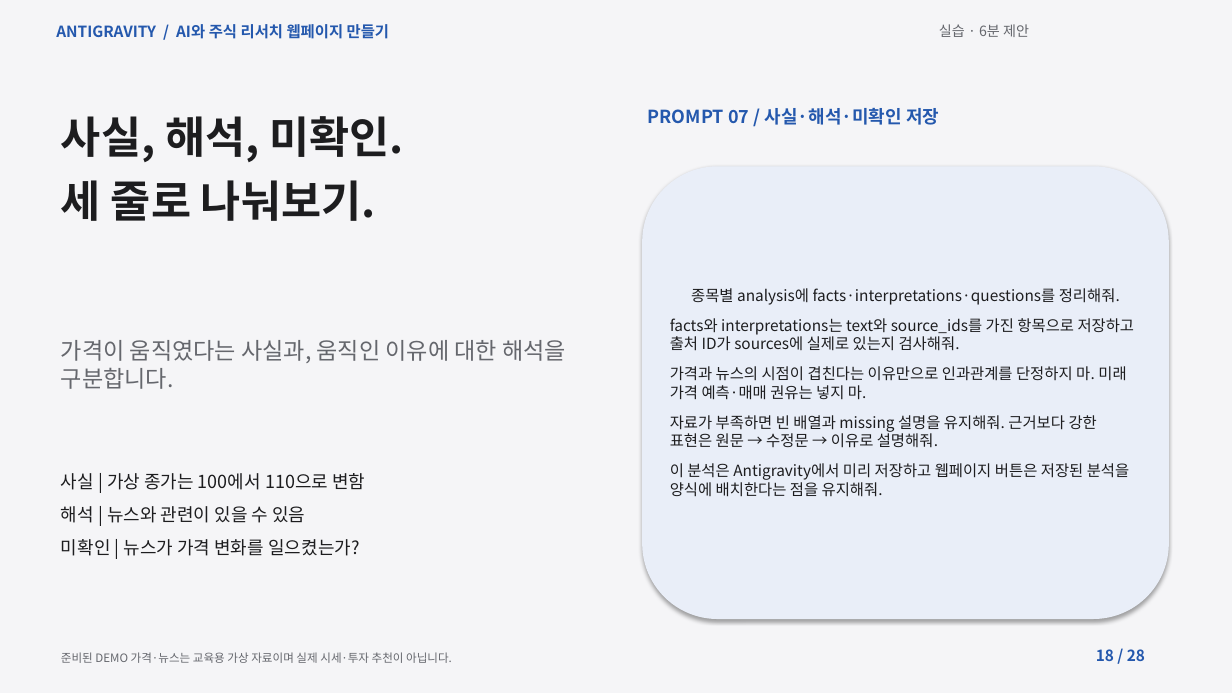
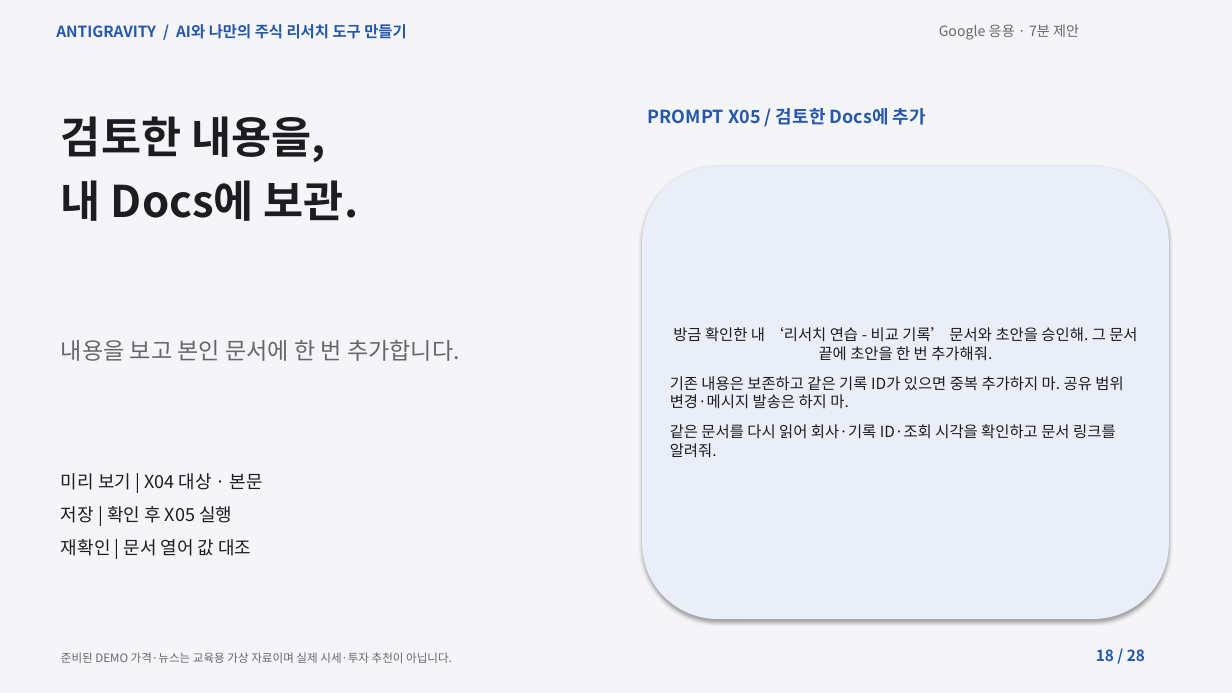
Before and after one commit to elect94/reportsol, a slide deck: slide 18 of materials/lecture.pptx. Drawn at 1232x693 pixels with LibreOffice and Linux fonts; fonts in the diff are those of the drawing. Boxes give left, top, right and bottom in pixels: in the first picture for what was removed or moved away, otherwise in the second. Text is boxed around its words. In the diff, an @@ line names an element or a change of style, - is before the commit and + after.

```diff
--- a/materials/lecture.pptx
+++ b/materials/lecture.pptx
@@ text at (56, 24, 406, 39): text changed @@
-ANTIGRAVITY / AI와 주식 리서치 웹페이지 만들기
+ANTIGRAVITY / AI와 나만의 주식 리서치 도구 만들기
@@ text at (939, 24, 1079, 40): text changed @@
-실습 · 6분 제안
+Google 응용 · 7분 제안
@@ text at (61, 116, 358, 221): text changed @@
-사실, 해석, 미확인.
-세 줄로 나눠보기.
+검토한 내용을,
+내 Docs에 보관.
@@ text at (648, 108, 926, 125): text changed @@
-PROMPT 07 / 사실·해석·미확인 저장
+PROMPT X05 / 검토한 Docs에 추가
@@ text in rounded rectangle at (670, 327, 1137, 458): text changed @@
-종목별 analysis에 facts·interpretations·questions를 정리해줘.
-facts와 interpretations는 text와 source_ids를 가진 항목으로 저장하고 출처 ID가 sources에 실제로 있는지 검사해줘.
-가격과 뉴스의 시점이 겹친다는 이유만으로 인과관계를 단정하지 마. 미래 가격 예측·매매 권유는 넣지 마.
-자료가 부족하면 빈 배열과 missing 설명을 유지해줘. 근거보다 강한 표현은 원문 → 수정문 → 이유로 설명해줘.
-이 분석은 Antigravity에서 미리 저장하고 웹페이지 버튼은 저장된 분석을 양식에 배치한다는 점을 유지해줘.
+방금 확인한 내 ‘리서치 연습 - 비교 기록’ 문서와 초안을 승인해. 그 문서 끝에 초안을 한 번 추가해줘.
+기존 내용은 보존하고 같은 기록 ID가 있으면 중복 추가하지 마. 공유 범위 변경·메시지 발송은 하지 마.
+같은 문서를 다시 읽어 회사·기록 ID·조회 시각을 확인하고 문서 링크를 알려줘.
@@ text at (61, 339, 460, 361): text changed @@
-가격이 움직였다는 사실과, 움직인 이유에 대한 해석을 구분합니다.
+내용을 보고 본인 문서에 한 번 추가합니다.
@@ text at (61, 473, 263, 556): text changed @@
-사실 | 가상 종가는 100에서 110으로 변함
-해석 | 뉴스와 관련이 있을 수 있음
-미확인 | 뉴스가 가격 변화를 일으켰는가?
+미리 보기 | X04 대상 · 본문
+저장 | 확인 후 X05 실행
+재확인 | 문서 열어 값 대조
```
Also in this commit, not shown: 26 other slides changed, 1 slide added, 1 slide removed, 26 other files.
